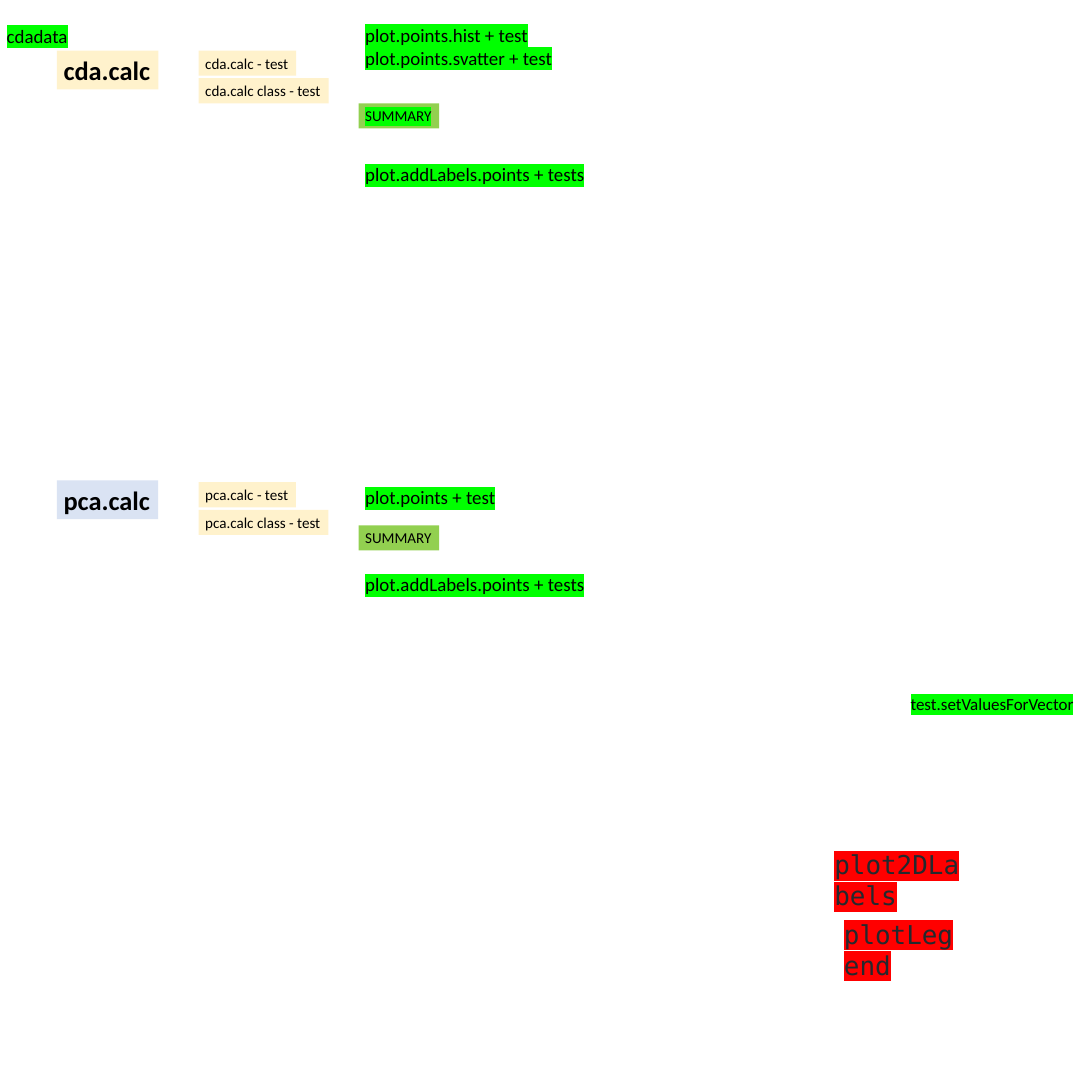
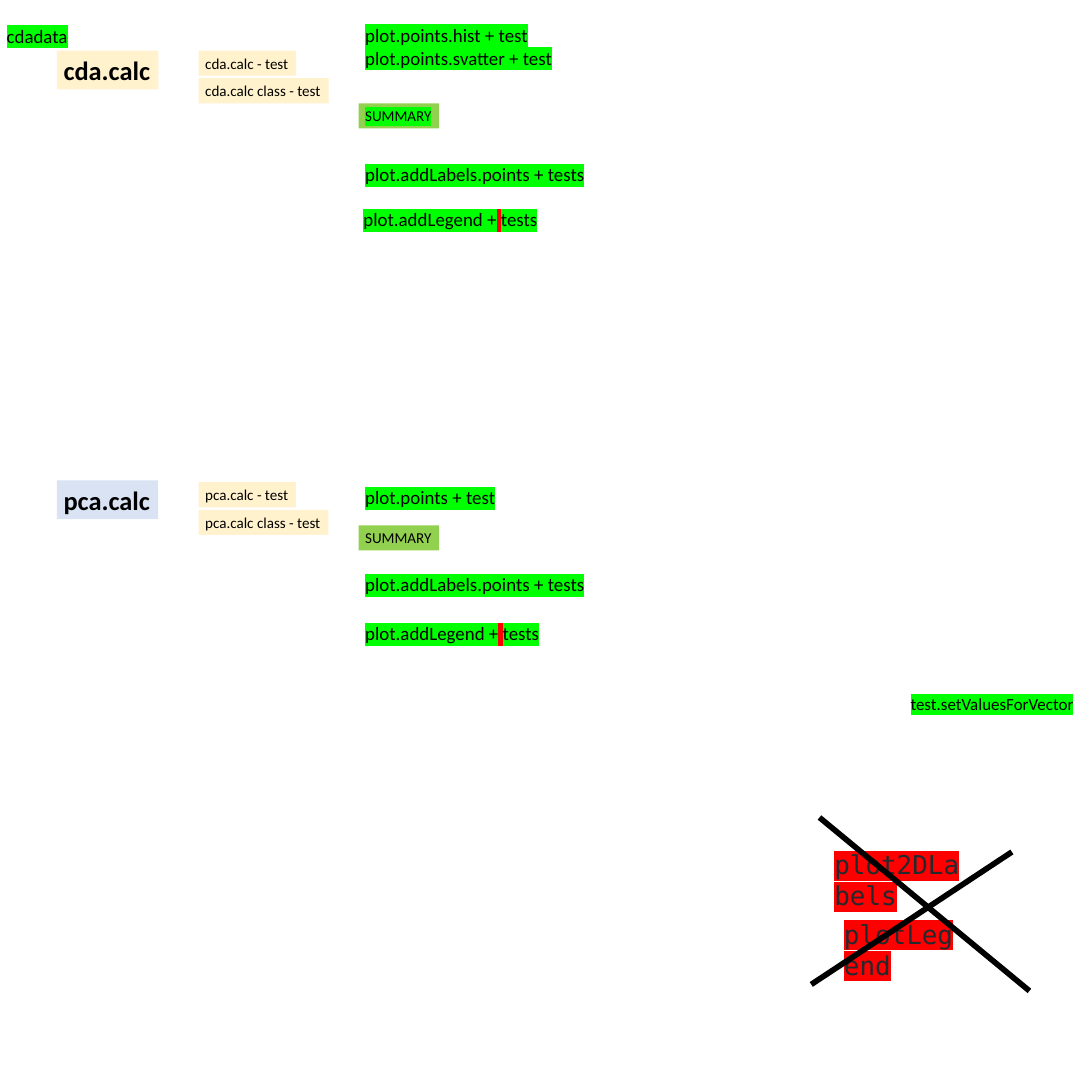
Before and after one commit to MarekSlenker/MorphoTools2, a slide deck: slide 3 of struktura kniznice.pptx. Drawn at 1092x1070 pixels with LibreOffice and Linux fonts; fonts in the diff are those of the drawing. Boxes give left, top, right and bottom in pixels: in the first picture for what was removed or moved away, otherwise in the second. Text is boxed around its words. In the diff, an @@ line names an element or a change of style, - is before the commit and + after.

Commit message:
test.addLegend

```diff
--- a/struktura kniznice.pptx
+++ b/struktura kniznice.pptx
@@ text added at (363, 213, 537, 230), 20 pt, text #000000 @@
+plot.addLegend + tests
@@ text added at (365, 627, 539, 644), 20 pt, text #000000 @@
+plot.addLegend + tests
@@ line added from (1030, 991) to (819, 818), #000000 6 pt @@
@@ line added from (811, 985) to (1012, 852), #000000 6 pt @@
```
Also in this commit, not shown: 5 other files.
